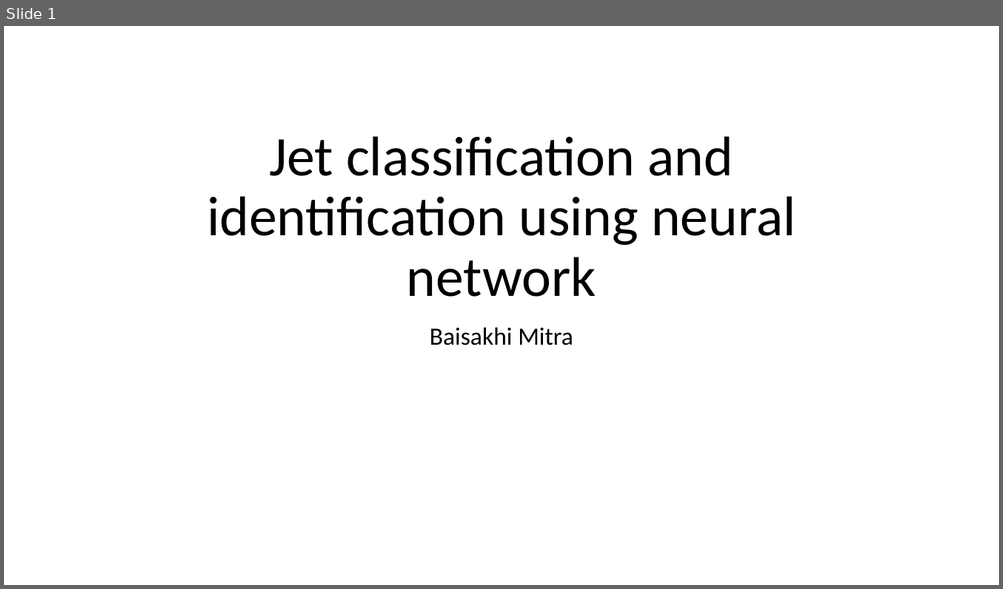
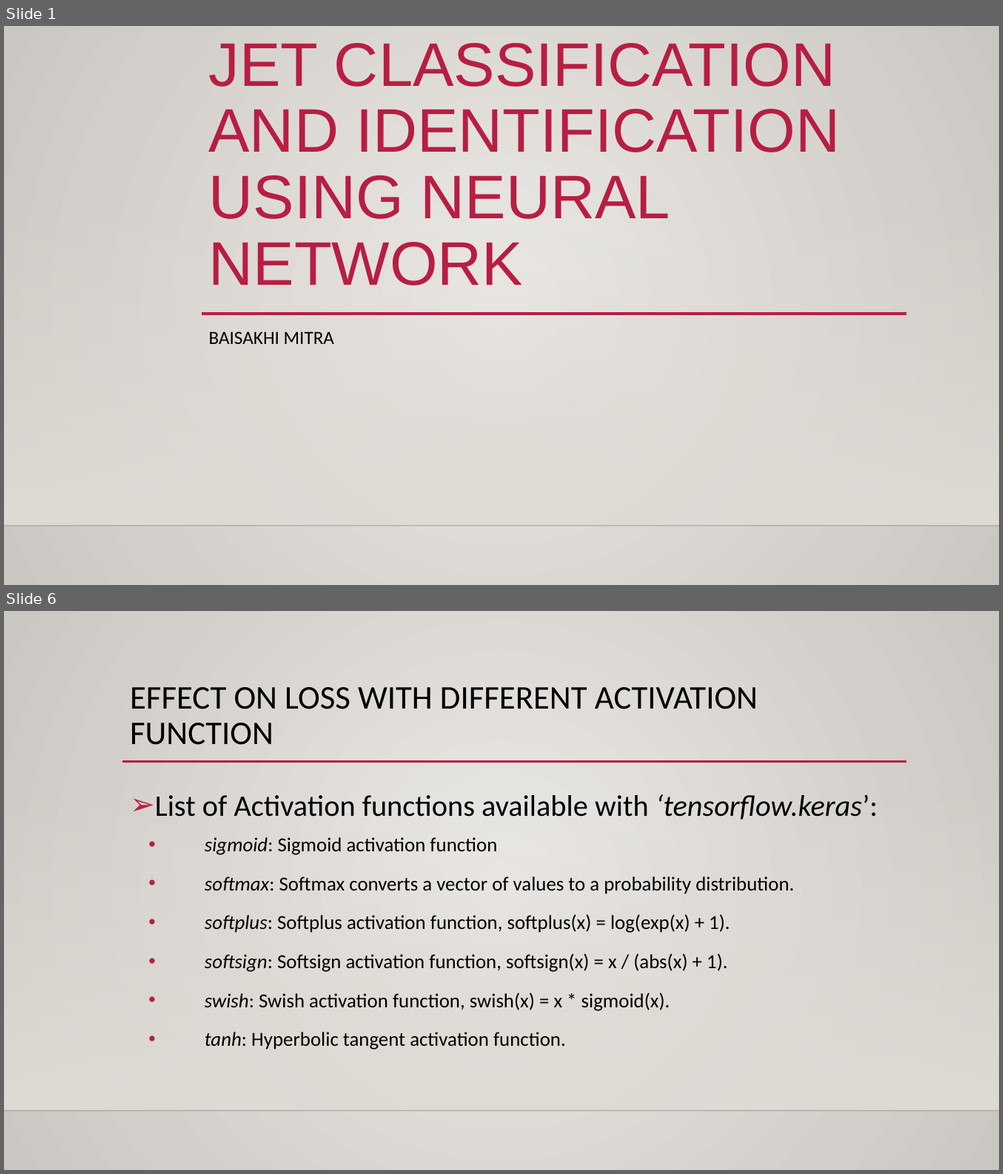
Before and after one commit to bmitraSLAC/NN-in-Jet-classification, a slide deck: Jet_Classifcation.pptx. Shown one above the other, each under a label of ours: slide 1 before the commit, slides 1 and 6 after it; the slides between them are not shown. The pictures are 1003x589 and 1003x1174 pixels, drawn with LibreOffice and Linux fonts; fonts in the diff are those of the drawing; background and template pictures are left out. Boxes give left, top, right and bottom in pixels: in the first picture for what was removed or moved away, otherwise in the second. Text is boxed around its words. In the diff, an @@ line names an element or a change of style, - is before the commit and + after.

```diff
--- a/Jet_Classifcation.pptx
+++ b/Jet_Classifcation.pptx
@@ slide 6 added at <box>4,611,999,1170</box>, background gradient #ECEAE7 to #CAC7C1; not listed: 2 template elements that a slide beside it also shows @@
@@ title added at <box>130,687,757,745</box>, 32 pt, text #000000 @@
+EFFECT ON LOSS WITH DIFFERENT ACTIVATION FUNCTION
@@ line added from (122, 762) to (907, 762), #B71E42 2.5 pt @@
@@ text added at <box>155,795,877,1050</box>, 19.2 pt, text #000000 @@
+➢ List of Activation functions available with ‘tensorflow.keras’:
+  • sigmoid: Sigmoid activation function
+    • softmax: Softmax converts a vector of values to a probability distribution.
+    • softplus: Softplus activation function, softplus(x) = log(exp(x) + 1).
+    • softsign: Softsign activation function, softsign(x) = x / (abs(x) + 1).
+    • swish: Swish activation function, swish(x) = x * sigmoid(x).
+    • tanh: Hyperbolic tangent activation function.
@@ slide 1 changed as well @@
@@ background #FFFFFF to gradient #ECEAE7 to #CAC7C1 @@
@@ title at <box>209,43,839,286</box>: text changed; size 54 to 59.4 pt; font Calibri to Arial; text colour #000000 to #B71E42 @@
-Jet classification and identification using neural network
+JET CLASSIFICATION AND IDENTIFICATION USING NEURAL NETWORK
@@ rectangle added at <box>4,191,999,526</box>, fill gradient #DFDBD5 @@
@@ line added from (201, 314) to (906, 314), #B71E42 2.5 pt @@
@@ subtitle at <box>209,332,334,344</box>: text changed; size 24 to 18 pt @@
-Baisakhi Mitra
+BAISAKHI MITRA
@@ line added from (4, 526) to (999, 526), #000001 1 pt @@
```
Also in this commit, not shown: 2 other slides changed, 7 other slides added, 2 slides removed.
